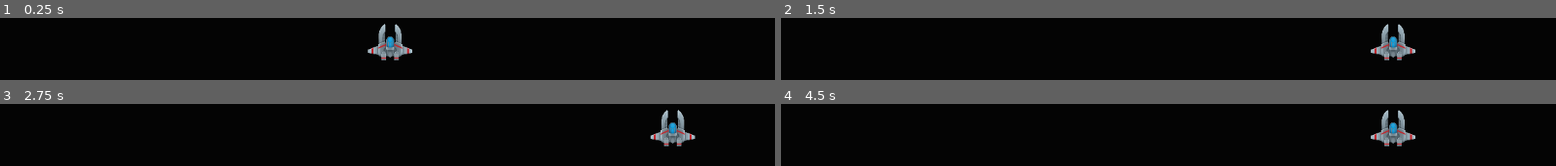
Above: before the commit, frames 1-4 (two rows, left to right).
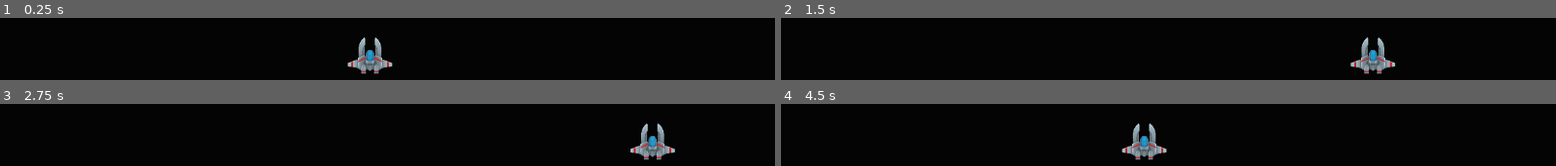
Above: after the commit, the same moments.

Repository: mlynns2009/Space-game-1
Game: Godot game, scene res://Game.tscn
Same seed, same stepped clock (60 frames per second), same inputs: the game is played once before the commit and once after it.
Inputs:
- Up to frame 1 (0.25 s): no input
- Up to frame 2 (1.5 s): tap Enter at 0.5 s; hold D (player_right) 0.53-1.28 s; hold Left (player_left) from 1.28 s (still down)
- Up to frame 3 (2.75 s): release Left (player_left) at 2.03 s; hold D (player_right) from 2.03 s (still down)
- Up to frame 4 (4.5 s): tap Space at 3.5 s; release D (player_right) at 3.53 s; hold Left (player_left) from 3.53 s (still down)

The runs differ from the first frame. In frame 1, 3.0% of the frame differs, in the area x 44-54%, y 9-91%; in frame 2, 3.0%; in frame 3, 3.0%; in frame 4, 3.3%, in the area x 43-82%, y 9-91%.

Commit message:
player left and right
changed the code so that shooter can go left and right and stop when hitting camera border.

Diff:
--- a/Game.tscn
+++ b/Game.tscn
@@ -5,4 +5,4 @@
 [node name="GAME" type="Node2D"]
 
 [node name="Player" parent="." instance=ExtResource("1_wbfu4")]
-position = Vector2(580, 580)
+position = Vector2(550, 600)
--- a/player.gd
+++ b/player.gd
@@ -8,7 +8,7 @@
 
 
 func _process(delta):
-	if Input.is_action_pressed("player_right"):
+	if Input.is_action_pressed("player_right") and position.x < 1110:
 		position.x +=10
-	if Input.is_action_pressed("player_left"):
+	if Input.is_action_pressed("player_left") and position.x > 45:
 		position.x -=10
--- a/project.godot
+++ b/project.godot
@@ -33,6 +33,18 @@
 , Object(InputEventKey,"resource_local_to_scene":false,"resource_name":"","device":0,"window_id":0,"alt_pressed":false, …(185 unchanged characters)…
 ]
 }
+player_up={
+"deadzone": 0.2,
+"events": [Object(InputEventKey,"resource_local_to_scene":false,"resource_name":"","device":0,"window_id":0,"alt_pressed":false,"shift_pressed":false,"ctrl_pressed":false,"meta_pressed":false,"pressed":false,"keycode":0,"physical_keycode":87,"key_label":0,"unicode":0,"location":0,"echo":false,"script":null)
+, Object(InputEventKey,"resource_local_to_scene":false,"resource_name":"","device":0,"window_id":0,"alt_pressed":false,"shift_pressed":false,"ctrl_pressed":false,"meta_pressed":false,"pressed":false,"keycode":0,"physical_keycode":4194320,"key_label":0,"unicode":0,"location":0,"echo":false,"script":null)
+]
+}
+"player down"={
+"deadzone": 0.2,
+"events": [Object(InputEventKey,"resource_local_to_scene":false,"resource_name":"","device":0,"window_id":0,"alt_pressed":false,"shift_pressed":false,"ctrl_pressed":false,"meta_pressed":false,"pressed":false,"keycode":0,"physical_keycode":4194322,"key_label":0,"unicode":0,"location":0,"echo":false,"script":null)
+, Object(InputEventKey,"resource_local_to_scene":false,"resource_name":"","device":0,"window_id":0,"alt_pressed":false,"shift_pressed":false,"ctrl_pressed":false,"meta_pressed":false,"pressed":false,"keycode":0,"physical_keycode":83,"key_label":0,"unicode":0,"location":0,"echo":false,"script":null)
+]
+}
 
 [rendering]
 
